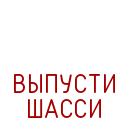
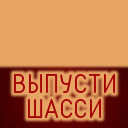
Two versions of the same layered image (128 x 128). Layer-by-layer changes:
added layer "Слой" above "ВЫПУСТИ ..." over [left=0, top=0, right=128, bottom=124]
showed "Новый слой#2" over [left=0, top=64, right=128, bottom=128]
